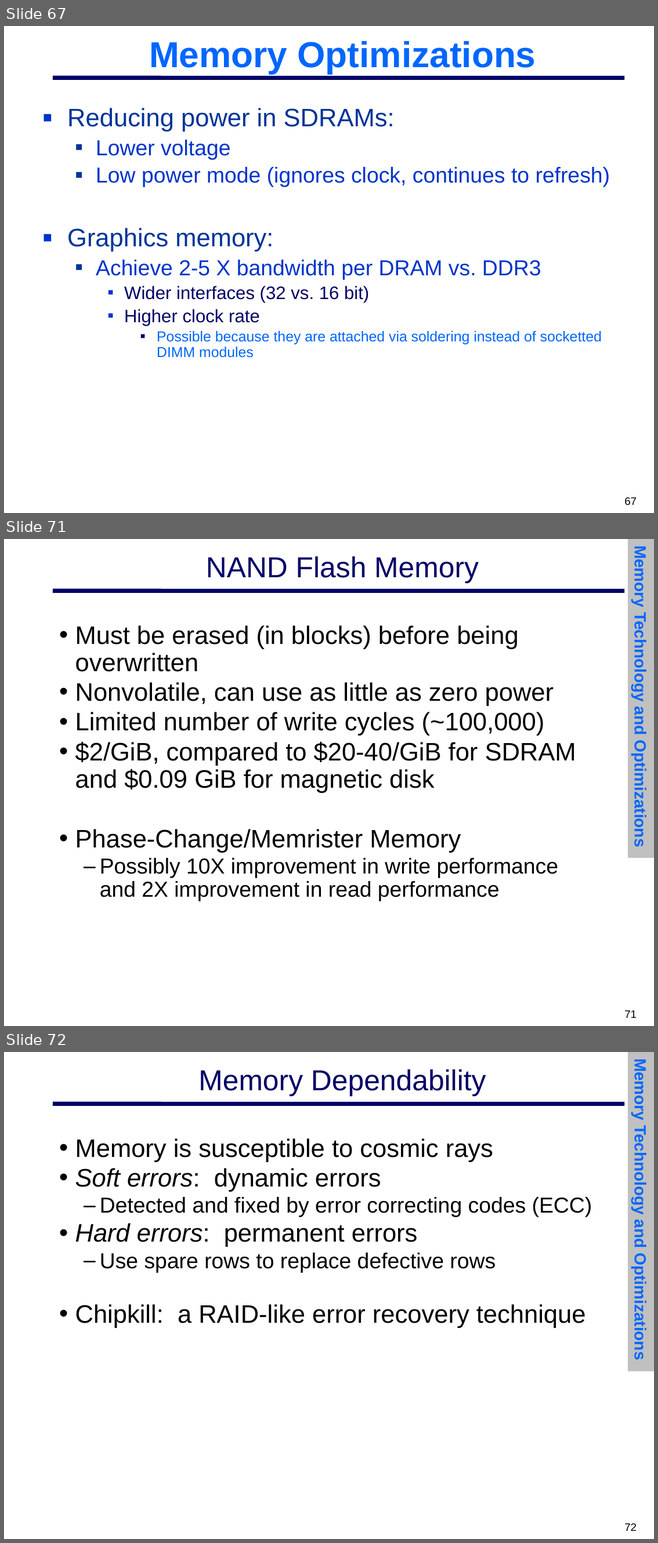
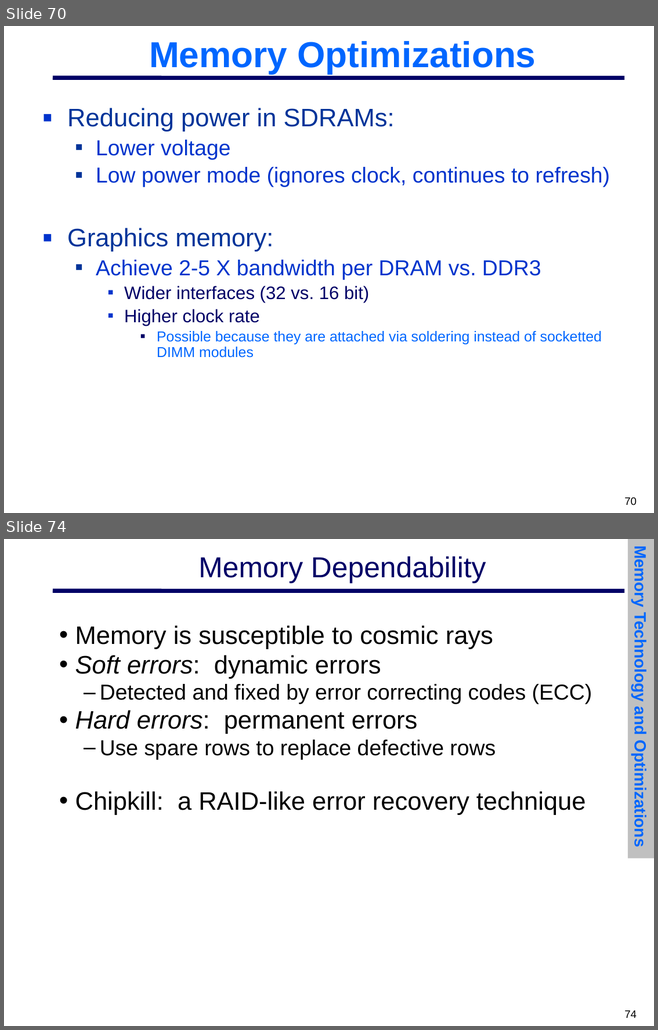
Before and after one commit to MHayden18/Architecture, a slide deck: Powerpoints/CSCE 692 02 Cache-Chap2-B.pptx. Shown one above the other, each under a label of ours: slides 67, 71 and 72 before the commit, slides 70 and 74 after it; the slides between them are not shown. The pictures are 658x1543 and 658x1030 pixels, drawn with LibreOffice and Linux fonts; fonts in the diff are those of the drawing; background and template pictures are left out. Boxes give left, top, right and bottom in pixels: in the first picture for what was removed or moved away, otherwise in the second. Text is boxed around its words. In the diff, an @@ line names an element or a change of style, - is before the commit and + after.

```diff
--- a/Powerpoints/CSCE 692 02 Cache-Chap2-B.pptx
+++ b/Powerpoints/CSCE 692 02 Cache-Chap2-B.pptx
@@ slide 71 removed at (4, 539, 654, 1026), background #FFFFFF; not listed: 1 template element that a slide beside it also shows @@
@@ rectangle removed at (628, 539, 653, 857) @@
-Memory Technology and Optimizations
@@ title removed at (206, 556, 478, 584) @@
-NAND Flash Memory
@@ text removed at (75, 625, 576, 901) @@
-• Must be erased (in blocks) before being overwritten
-• Nonvolatile, can use as little as zero power
-• Limited number of write cycles (~100,000)
-• $2/GiB, compared to $20-40/GiB for SDRAM and $0.09 GiB for magnetic disk
-• Phase-Change/Memrister Memory
-  – Possibly 10X improvement in write performance and 2X improvement in read performance
@@ page number removed at (624, 1011, 636, 1018) @@
-71
@@ what was slide 67 is now slide 70 @@
@@ page number at (624, 498, 636, 505): text changed @@
-67
+70
@@ what was slide 72 is now slide 74 @@
@@ page number at (624, 1011, 636, 1018): text changed @@
-72
+74
```
Also in this commit, not shown: 9 slides changed, 4 slides added, 1 other slide removed, 1 other file.
